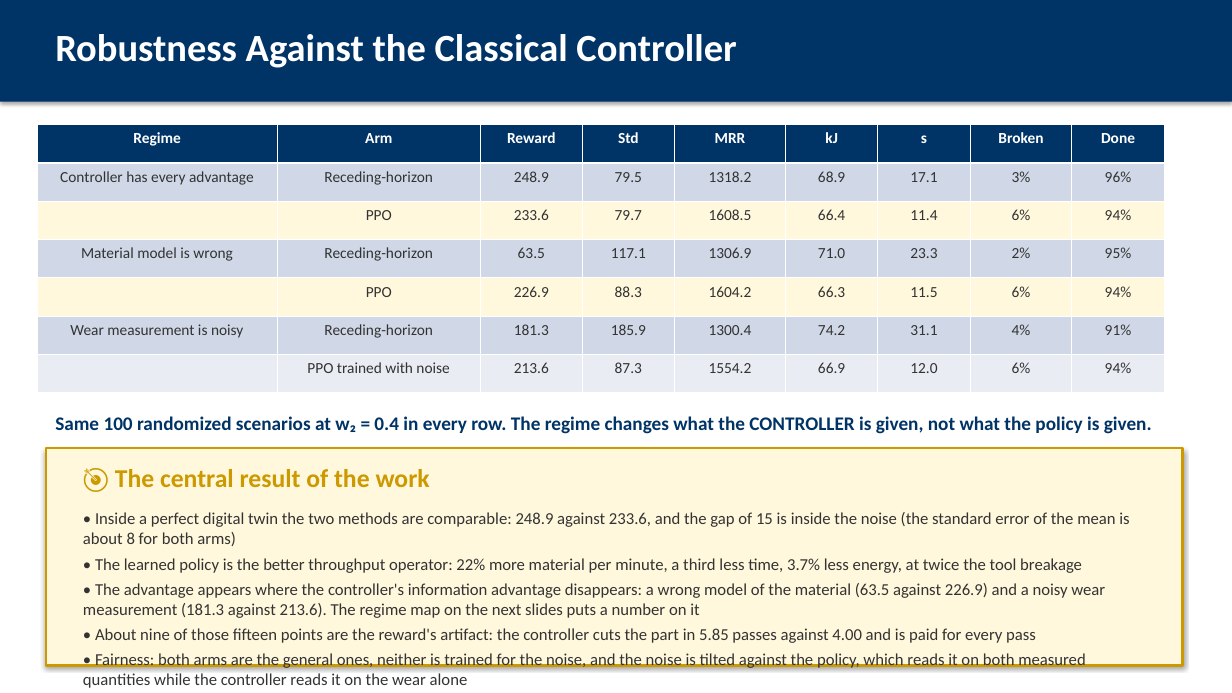
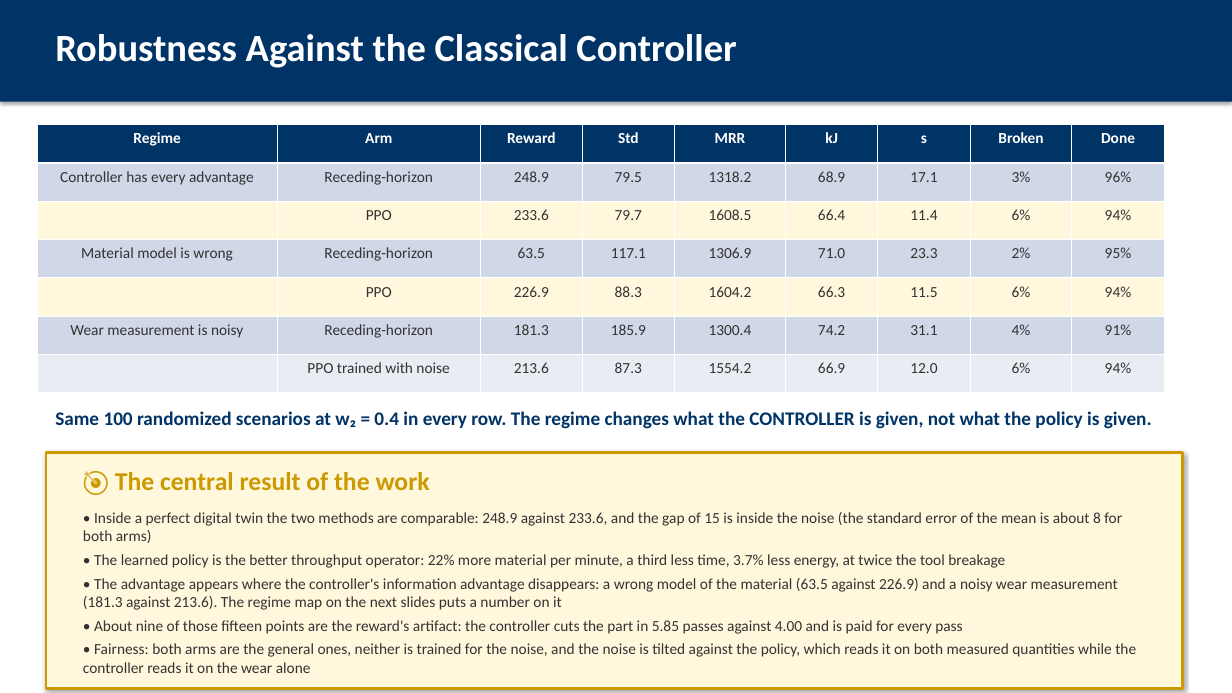
Before and after one commit to AbhinandIITM/AI-in-Mfg, a slide deck: slide 14 of report/presentation.pptx. Drawn at 1232x693 pixels with LibreOffice and Linux fonts; fonts in the diff are those of the drawing. Boxes give left, top, right and bottom in pixels: in the first picture for what was removed or moved away, otherwise in the second. Text is boxed around its words. In the diff, an @@ line names an element or a change of style, - is before the commit and + after.

```diff
--- a/report/presentation.pptx
+++ b/report/presentation.pptx
@@ text "Same 100 randomized scenarios at ..." moved from (x1=55, y1=416, x2=1152, y2=434) to (x1=55, y1=411, x2=1152, y2=429) @@
@@ rectangle resized from (x1=46, y1=448, x2=1183, y2=665) to (x1=46, y1=453, x2=1183, y2=689) @@
@@ text "• Inside a perfect digital ..." at (x1=83, y1=512, x2=1136, y2=673): size 13 to 12 pt @@
```
Also in this commit, not shown: 3 other slides changed, 7 other files.
